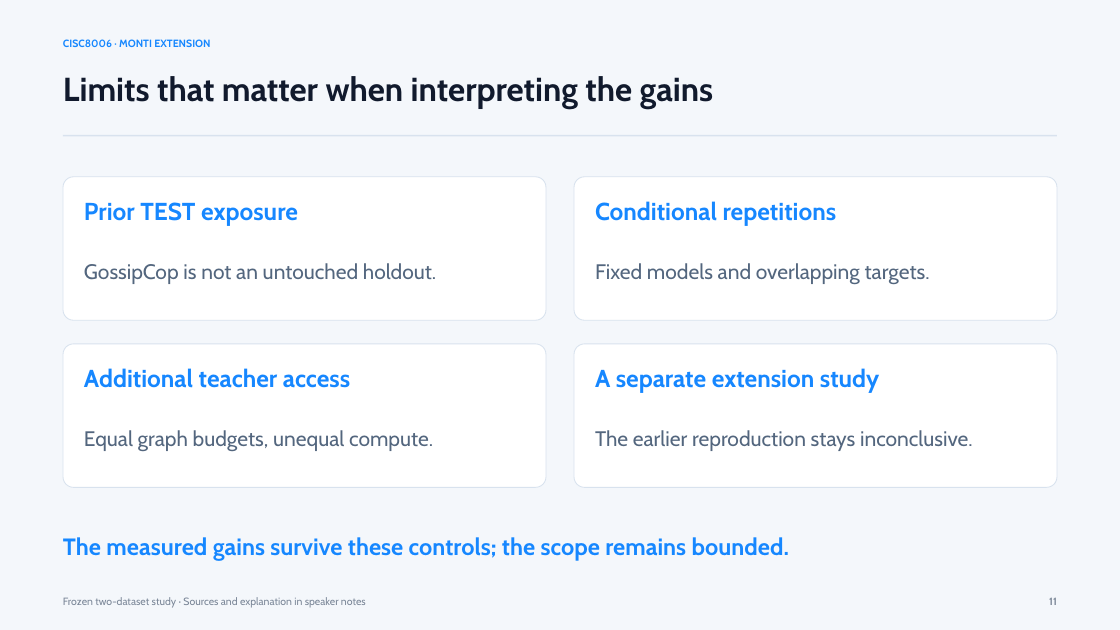
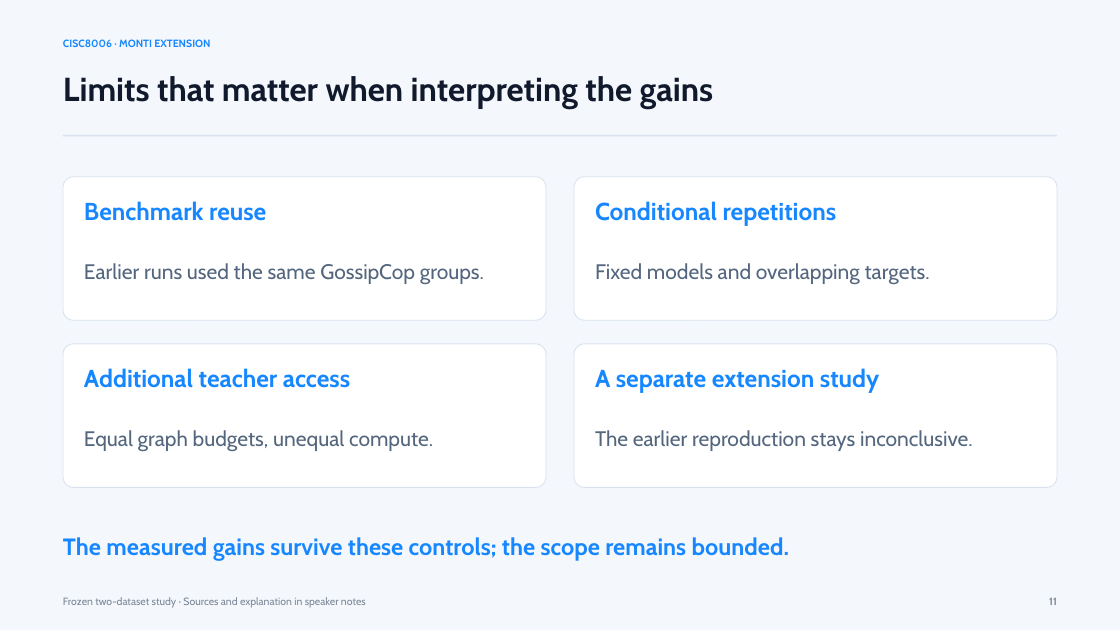
Before and after one commit to TangWalden/CISC8006-MonTi, a slide deck: slide 11 of docs/slides/MonTi_Full_Results.pptx. Drawn at 1120x630 pixels with LibreOffice and Linux fonts; fonts in the diff are those of the drawing. Boxes give left, top, right and bottom in pixels: in the first picture for what was removed or moved away, otherwise in the second. Text is boxed around its words. In the diff, an @@ line names an element or a change of style, - is before the commit and + after.

Commit message:
Clarify benchmark reuse, the evaluation freeze and post-scoring case review

```diff
--- a/docs/slides/MonTi_Full_Results.pptx
+++ b/docs/slides/MonTi_Full_Results.pptx
@@ text at [84,201,266,221]: text changed @@
-Prior TEST exposure
+Benchmark reuse
@@ text at [84,263,484,284]: text changed @@
-GossipCop is not an untouched holdout.
+Earlier runs used the same GossipCop groups.
```
Also in this commit, not shown: 13 other files.
